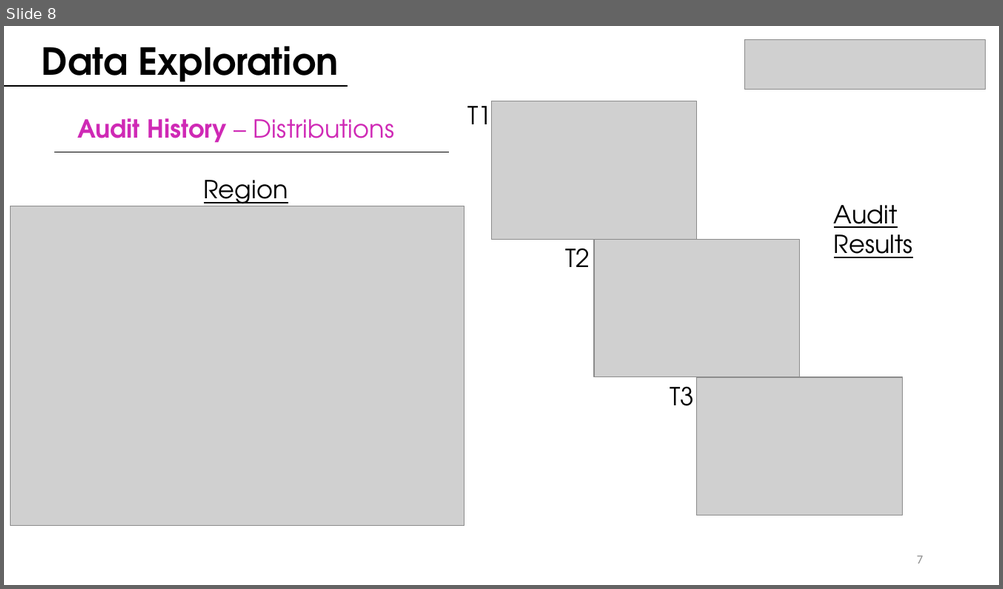
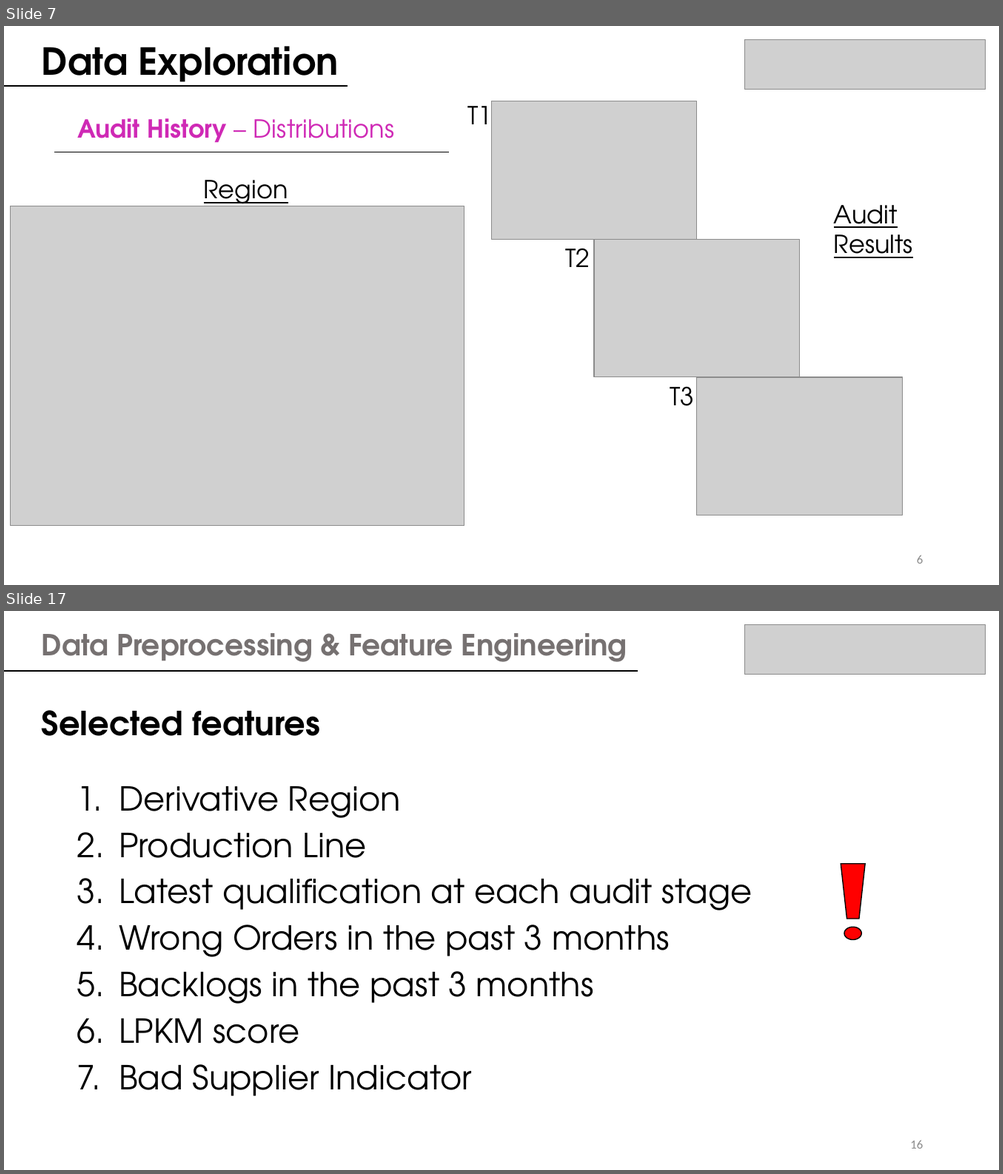
Before and after one commit to juanbeta98/DataScienceStudyCase, a slide deck: BMW ML Case Study.pptx. Shown one above the other, each under a label of ours: slide 8 before the commit, slides 7 and 17 after it; the slides between them are not shown. The pictures are 1003x589 and 1003x1174 pixels, drawn with LibreOffice and Linux fonts; fonts in the diff are those of the drawing; grey boxes stand for pictures. Boxes give left, top, right and bottom in pixels: in the first picture for what was removed or moved away, otherwise in the second. Text is boxed around its words. In the diff, an @@ line names an element or a change of style, - is before the commit and + after.

```diff
--- a/BMW ML Case Study.pptx
+++ b/BMW ML Case Study.pptx
@@ slide 17 added at [4,611,999,1170], background #FFFFFF @@
@@ picture added at [744,625,985,675] @@
@@ text added at [42,633,627,662], 28 pt, text #767171, bold @@
+Data Preprocessing & Feature Engineering
@@ line added from (4, 670) to (638, 670), #000000 0.5 pt @@
@@ line added from (4, 672) to (638, 672), #000000 0.5 pt @@
@@ text added at [42,710,321,736], 32 pt, text #000000, bold @@
+Selected features
@@ text added at [119,786,752,1096], 32 pt, text #000000 @@
+1. Derivative Region
+2. Production Line
+3. Latest qualification at each audit stage
+4. Wrong Orders in the past 3 months
+5. Backlogs in the past 3 months
+6. LPKM score
+7. Bad Supplier Indicator
@@ trapezoid added at [840,864,865,919], fill #FF0000, outline #000000 1 pt @@
@@ ellipse added at [844,927,861,940], fill #FF0000, outline #000000 1 pt @@
@@ page number added at [910,1141,922,1149], 12 pt, text #8C8C8C @@
+16
@@ what was slide 8 is now slide 7 @@
@@ page number at [916,556,922,564]: text changed @@
-7
+6
```
Also in this commit, not shown: 14 slides changed, 9 other slides added, 3 slides removed, 4 other files.
